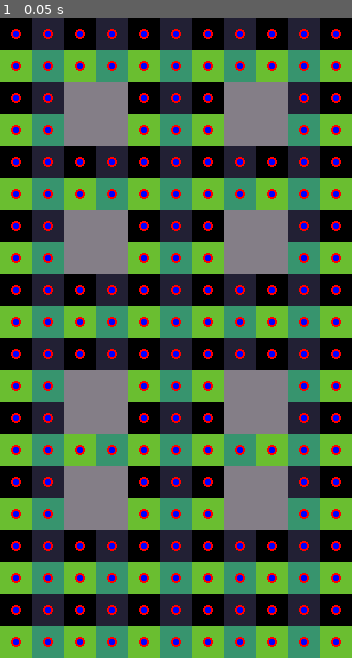
Above: before the commit, frame 1.
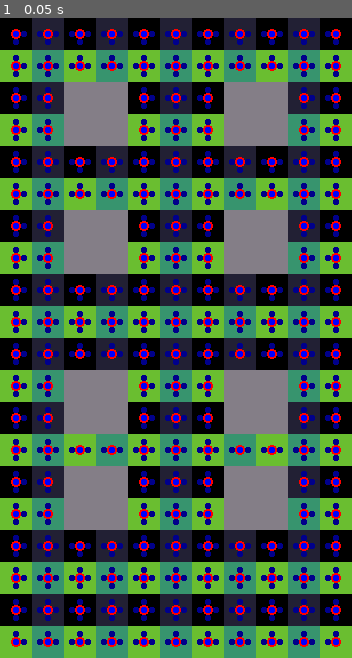
Above: after the commit, the same moment.

Repository: leo190599/Mail-run
Game: Godot game, scene res://Levels/level_1.tscn
Same seed, same stepped clock (60 frames per second), same inputs: the game is played once before the commit and once after it. The engine's default icon, where the game draws it, is replaced by a stand-in: a white triangle on a blue panel in a dark square.
Inputs:
- Up to frame 1 (0.05 s): no input

The runs differ from the first frame. In frame 1, 8.9% of the frame differs, in the area x 3-97%, y 2-98%.

Commit message:
Connected AStar nodes

Diff:
--- a/Levels/level_1.tscn
+++ b/Levels/level_1.tscn
@@ -1,12 +1,8 @@
-[gd_scene load_steps=3 format=3 uid="uid://cags4tqhahyo0"]
+[gd_scene load_steps=2 format=3 uid="uid://cags4tqhahyo0"]
 
-[ext_resource type="Texture2D" uid="uid://lxmml6kot3bp" path="res://icon.svg" id="1_uxh0l"]
 [ext_resource type="PackedScene" uid="uid://w1t7lryf7ufk" path="res://Prefabs/tile_map_AStar_implementation.tscn" id="2_4uc6d"]
 
 [node name="Level1" type="Node2D"]
 
-[node name="Sprite2D" type="Sprite2D" parent="."]
-position = Vector2(604, 1277)
-texture = ExtResource("1_uxh0l")
-
 [node name="TileMapWithNavigationPoints" parent="." instance=ExtResource("2_4uc6d")]
+scale = Vector2(0.5, 0.5)
--- a/Prefabs/tile_map_AStar_implementation.tscn
+++ b/Prefabs/tile_map_AStar_implementation.tscn
@@ -8,7 +8,6 @@
 block_layer_name = "block"
 
 [node name="TileMap" type="TileMap" parent="."]
-scale = Vector2(0.5, 0.5)
 tile_set = ExtResource("1_v7nbk")
 format = 2
 layer_0/z_index = -10
--- a/Scripts/tile_map_AStar_implementation/tile_map_AStar_implementation.gd
+++ b/Scripts/tile_map_AStar_implementation/tile_map_AStar_implementation.gd
@@ -39,7 +39,31 @@
 	pass
 
 func connect_points():
-	print(tile_map.get_used_rect())
+	var check_distances:Vector2=tile_map.tile_set.tile_size/2+Vector2i(1,1)
+
+	for i in astar_instance.get_point_count():
+		connect_to_neighbor_points(i,check_distances,Vector2.RIGHT,true)
+		connect_to_neighbor_points(i,check_distances,Vector2.DOWN,true)
+	pass
+
+func connect_to_neighbor_points(current_point_id:int,check_distances:Vector2,check_direction:Vector2,bidirectional:bool):
+
+	var current_point_position:Vector2
+	var checked_point_id:int
+	var checked_point_position:Vector2
+
+	current_point_position=astar_instance.get_point_position(current_point_id)
+
+	checked_point_id=astar_instance.get_closest_point\
+	(current_point_position+check_distances*check_direction)
+
+	checked_point_position=astar_instance.get_point_position(checked_point_id)
+
+	if checked_point_id!=current_point_id &&\
+		!((current_point_position.x != checked_point_position.x) &&\
+		current_point_position.y != checked_point_position.y):
+			#print(current_point_position-astar_instance.get_point_position(checked_point_id))
+			astar_instance.connect_points(current_point_id,checked_point_id,bidirectional)
 	pass
 
 func get_tile_position_from_index(index:int)->Vector2:
@@ -56,8 +80,18 @@
 		#print(get_tile_position_from_index(i))
 		pass
 func _draw():
+	for i in tilemap_crossable_cells.size():
+		draw_circle(convert_tile_coordnates_to_world(tilemap_crossable_cells[i]),10,Color.RED)
+
+	var checked_point_position:Vector2
+	var connected_point_position:Vector2
+
+	for i in astar_instance.get_point_count():
+		draw_circle(astar_instance.get_point_position(i),6,Color.BLUE)
+		checked_point_position=astar_instance.get_point_position(i)
+		for j in astar_instance.get_point_connections(i).size():
+			connected_point_position=astar_instance.get_point_position\
+			(astar_instance.get_point_connections(i)[j])
+			draw_circle(checked_point_position+(connected_point_position-checked_point_position)/4,6,Color.DARK_BLUE)
+			pass
 #endregion
-	for i in tilemap_crossable_cells.size():
-		draw_circle(convert_tile_coordnates_to_world(tilemap_crossable_cells[i]),5,Color.RED)
-	for i in astar_instance.get_point_count():
-		draw_circle(astar_instance.get_point_position(i),3,Color.BLUE)
